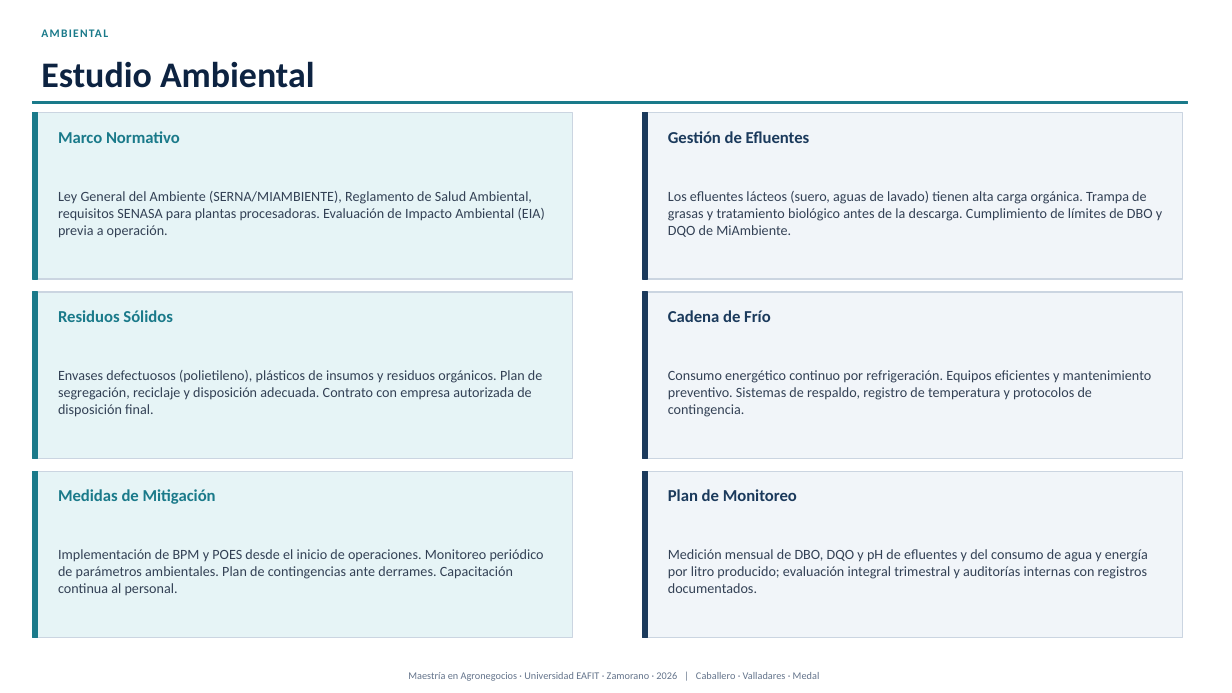
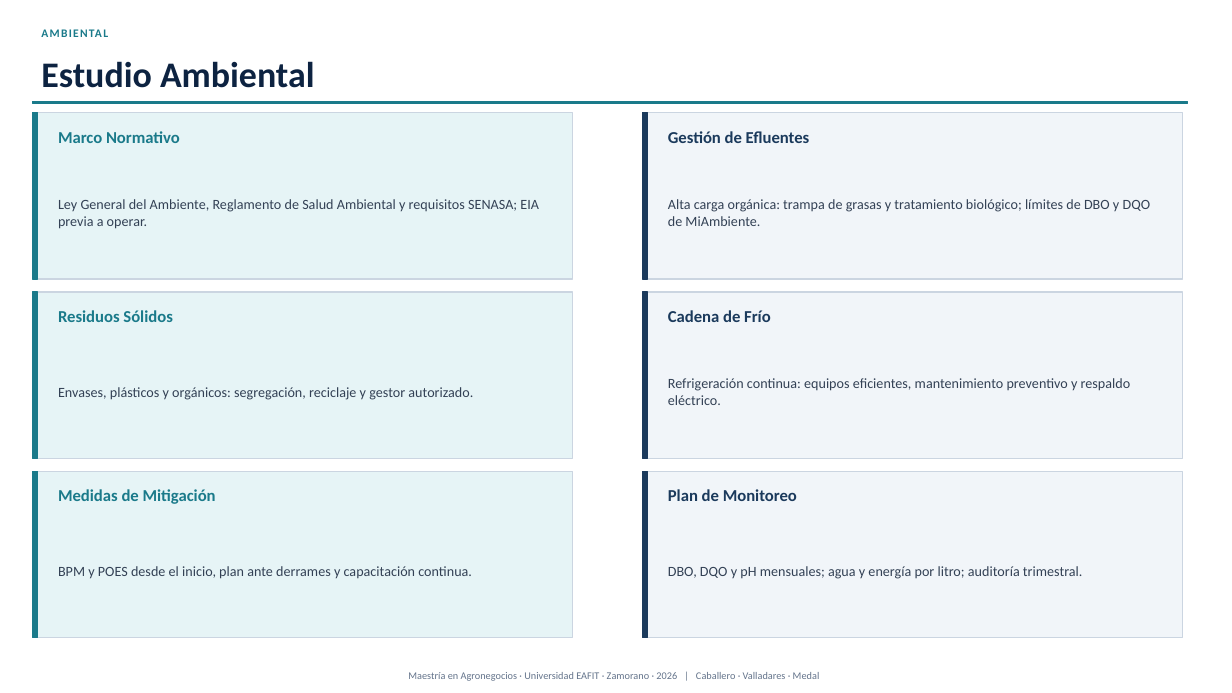
Before and after one commit to modelqdeluxe-ops/ss, a slide deck: slide 22 of Defensa_Tesis_Jaime_Fredy_Horacio_corregida.pptx. Drawn at 1232x693 pixels with LibreOffice and Linux fonts; fonts in the diff are those of the drawing. Boxes give left, top, right and bottom in pixels: in the first picture for what was removed or moved away, otherwise in the second. Text is boxed around its words. In the diff, an @@ line names an element or a change of style, - is before the commit and + after.

```diff
--- a/Defensa_Tesis_Jaime_Fredy_Horacio_corregida.pptx
+++ b/Defensa_Tesis_Jaime_Fredy_Horacio_corregida.pptx
@@ text at (x1=58, y1=199, x2=539, y2=229): text changed @@
-Ley General del Ambiente (SERNA/MIAMBIENTE), Reglamento de Salud Ambiental, requisitos SENASA para plantas procesadoras. Evaluación de Impacto Ambiental (EIA) previa a operación.
+Ley General del Ambiente, Reglamento de Salud Ambiental y requisitos SENASA; EIA previa a operar.
@@ text at (x1=668, y1=199, x2=1151, y2=226): text changed @@
-Los efluentes lácteos (suero, aguas de lavado) tienen alta carga orgánica. Trampa de grasas y tratamiento biológico antes de la descarga. Cumplimiento de límites de DBO y DQO de MiAmbiente.
+Alta carga orgánica: trampa de grasas y tratamiento biológico; límites de DBO y DQO de MiAmbiente.
@@ text at (x1=58, y1=387, x2=473, y2=400): text changed @@
-Envases defectuosos (polietileno), plásticos de insumos y residuos orgánicos. Plan de segregación, reciclaje y disposición adecuada. Contrato con empresa autorizada de disposición final.
+Envases, plásticos y orgánicos: segregación, reciclaje y gestor autorizado.
@@ text at (x1=668, y1=378, x2=1131, y2=405): text changed @@
-Consumo energético continuo por refrigeración. Equipos eficientes y mantenimiento preventivo. Sistemas de respaldo, registro de temperatura y protocolos de contingencia.
+Refrigeración continua: equipos eficientes, mantenimiento preventivo y respaldo eléctrico.
@@ text at (x1=58, y1=566, x2=472, y2=579): text changed @@
-Implementación de BPM y POES desde el inicio de operaciones. Monitoreo periódico de parámetros ambientales. Plan de contingencias ante derrames. Capacitación continua al personal.
+BPM y POES desde el inicio, plan ante derrames y capacitación continua.
@@ text at (x1=668, y1=566, x2=1083, y2=579): text changed @@
-Medición mensual de DBO, DQO y pH de efluentes y del consumo de agua y energía por litro producido; evaluación integral trimestral y auditorías internas con registros documentados.
+DBO, DQO y pH mensuales; agua y energía por litro; auditoría trimestral.
```
Also in this commit, not shown: 23 other slides changed, 3 other files.
